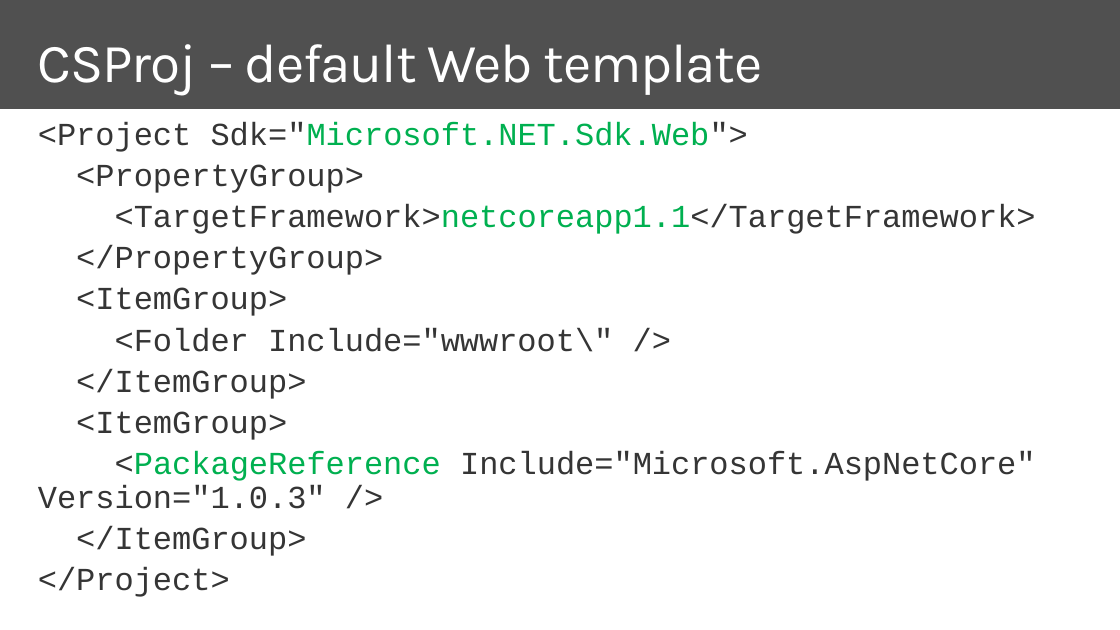
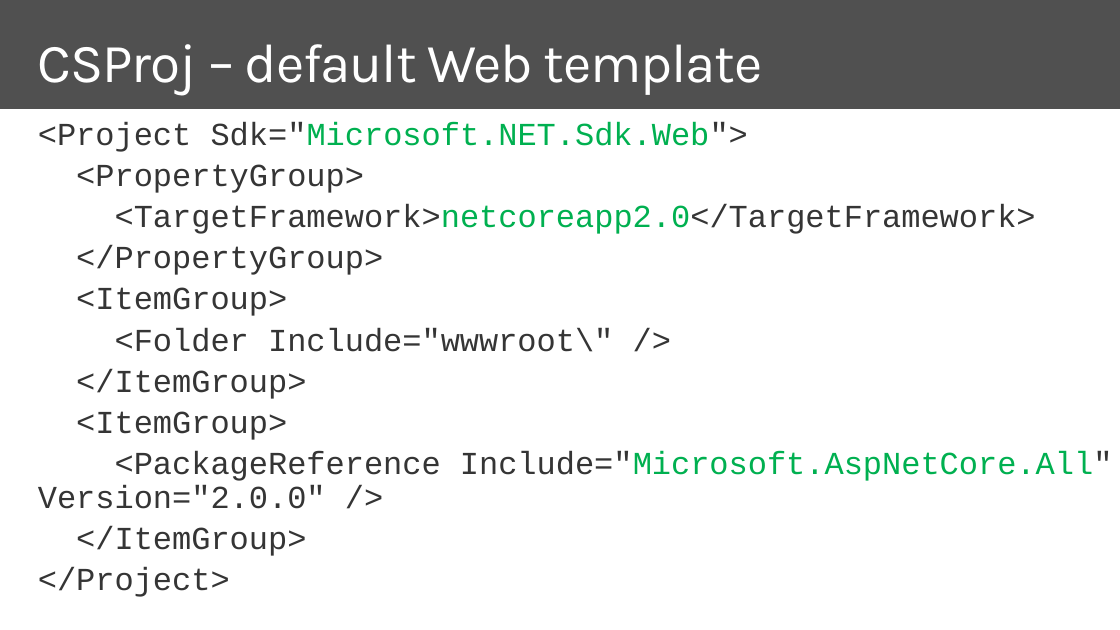
Before and after one commit to dotnet-presentations/dotnetcore-workshop, a slide deck: slide 31 of 1-Overview-Tools-Acquisition/netcore-workshop-overview-tools.pptx (slide 30 before the commit). Drawn at 1120x630 pixels with LibreOffice and Linux fonts; fonts in the diff are those of the drawing; background and template pictures are left out. Boxes give left, top, right and bottom in pixels: in the first picture for what was removed or moved away, otherwise in the second. Text is boxed around its words. In the diff, an @@ line names an element or a change of style, - is before the commit and + after.

```diff
--- a/1-Overview-Tools-Acquisition/netcore-workshop-overview-tools.pptx
+++ b/1-Overview-Tools-Acquisition/netcore-workshop-overview-tools.pptx
@@ text at (x1=115, y1=204, x2=1036, y2=234): text changed @@
-<TargetFramework>netcoreapp1.1</TargetFramework>
+<TargetFramework>netcoreapp2.0</TargetFramework>
@@ text at (x1=38, y1=450, x2=1113, y2=509): text changed @@
-<PackageReference Include="Microsoft.AspNetCore" Version="1.0.3" />
+<PackageReference Include="Microsoft.AspNetCore.All" Version="2.0.0" />
```
Also in this commit, not shown: 19 other slides changed, 3 slides added, 5 slides removed.
